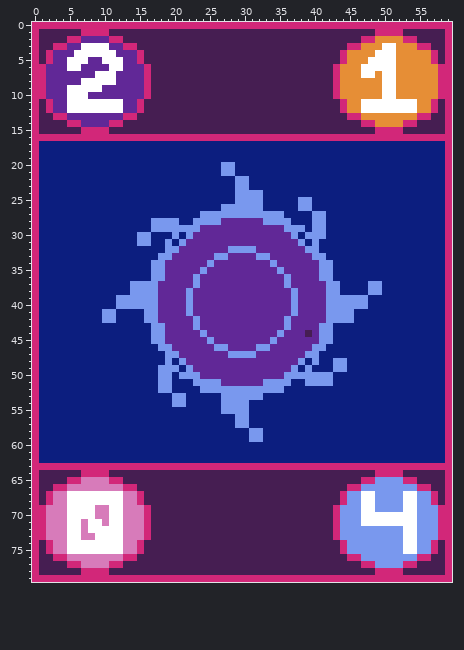
Two states of a sprite sheet, client/asset/sprite/cardshield.png. The picture above is the old version.
The file is 60x80 pixels.
Once edited:
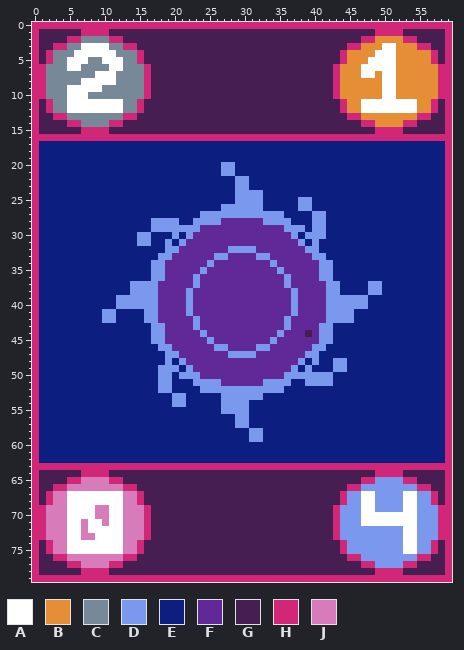
Palette (. is transparent): A #ffffff  B #e68e36  C #778899  D #7998ee  E #0c1e7f  F #612897  G #461e52  H #d22779  J #d77bba
The edit:
Changed rows in their new state; - is an unchanged pixel.
first column x 2:
 2 -----CCCC-----
 3 ---CC----CC---
 4 -CCC------CCC-
 5 -CC---CC---CC-
 6 CCC--CCCC--CCC
 7 CCCCCCC---CCCC
 8 CCCCC-----CCCC
 9 CCC-----CCCCCC
10 CCC---CCCCCCCC
11 -CC--------CC-
12 -CC--------CC-
13 ---CCCCCCCC---
14 -----CCCC-----
Boxes around the changes in both pictures, in picture pixels (x1, y1, x2, y2):
changed: (46, 36, 144, 127)
